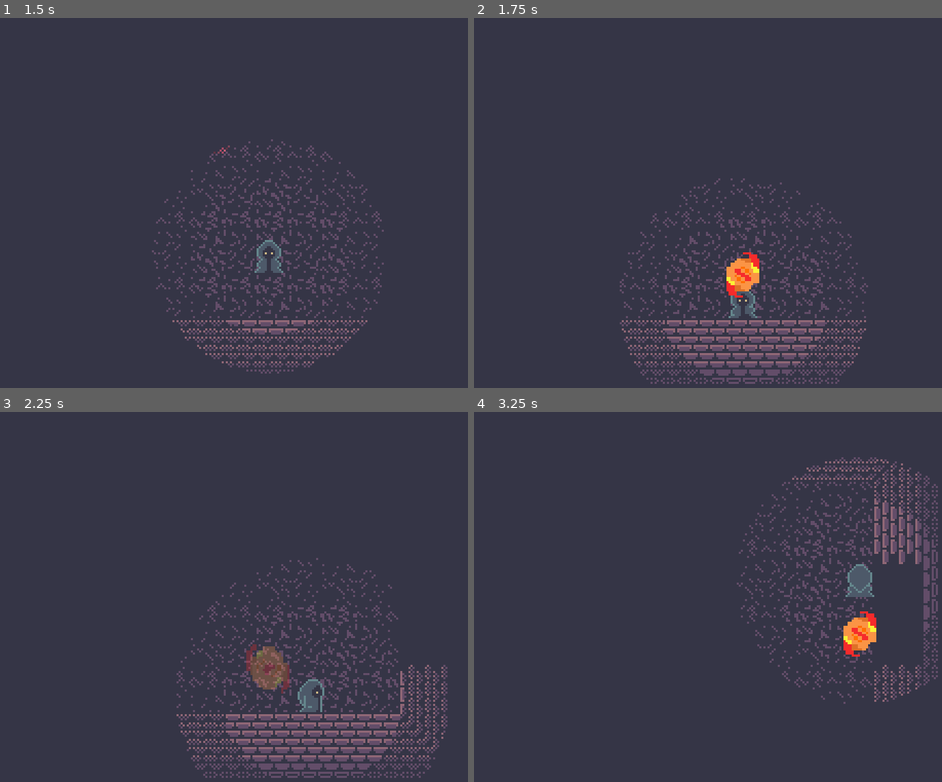
Above: before the commit, frames 1-4 (two rows, left to right).
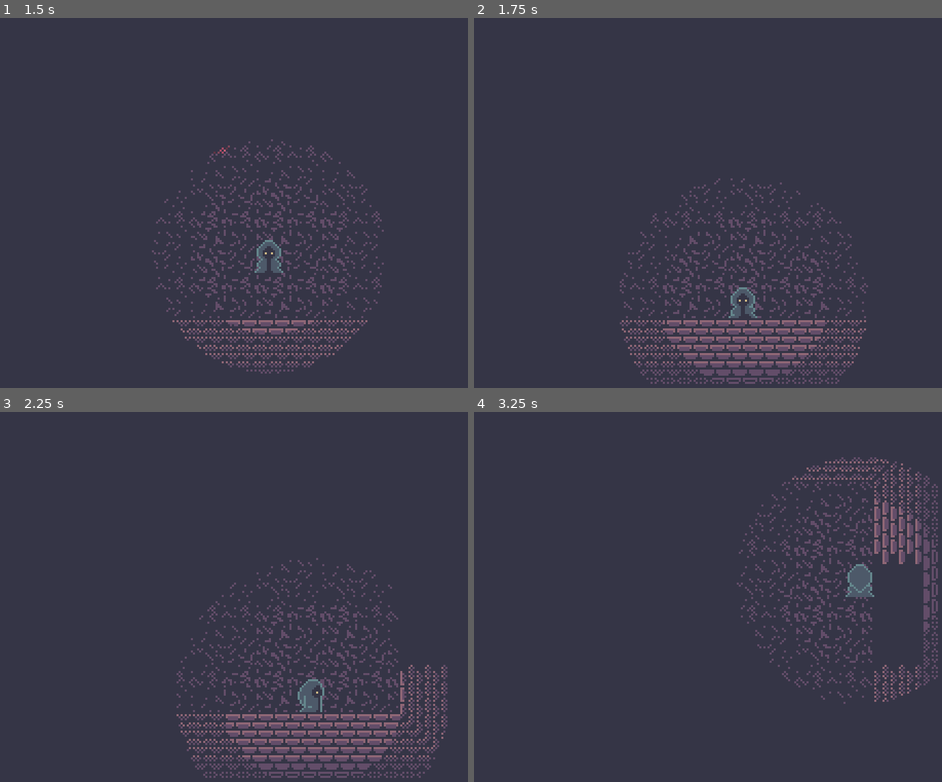
Above: after the commit, the same moments.

Repository: JoshuaKlot/gdg-game-jam-5
Game: Godot game, scene res://scene/game.tscn
The game is run twice, just before and just after one commit, with the same random seed, the same clock (stepped at 60 frames per second) and the same inputs.
Inputs:
- Up to frame 1 (1.5 s): tap Enter at 0.5 s; hold D (p_right) 0.53-1.28 s; hold 1 (cast_slot0) 0.53-1.28 s; tap Space (p_cast) at 0.8, 1.35 s; hold S (p_down) from 1.28 s (still down)
- Up to frame 2 (1.75 s): keep holding S (p_down); tap 1 (cast_slot0) at 1.55 s
- Up to frame 3 (2.25 s): release S (p_down) at 2.03 s; hold D (p_right) from 2.03 s (still down); hold 1 (cast_slot0) from 2.03 s (still down)
- Up to frame 4 (3.25 s): tap Space (p_cast) at 2.3, 2.85 s; release D (p_right) at 2.78 s; release 1 (cast_slot0) at 2.78 s; hold W (p_up) from 2.78 s (still down); tap 1 (cast_slot0) at 3.05 s

Frame 1 is identical in both runs. In frame 2, 0.6% of the frame differs, in the area x 53-61%, y 63-76%; in frame 3, 0.8%, in the area x 52-62%, y 62-77%; in frame 4, 0.6%.

Commit message:
casting restrictions, _G is our savior

Diff:
--- a/globals.gd
+++ b/globals.gd
@@ -1,9 +1,14 @@
 extends Node
+
+
+var currentRoom := 0
+var casting := false
+
 
 enum Spell {
 	FIRE,
 }
-var currentRoom=0
+
 const atlas_tile_size := Vector2i(16, 16)
 const atlas_size := Vector2i(4, 4)
 const sigil_atlas_coords: Dictionary[int, Vector2i] = {
--- a/scene/cast_spell.gd
+++ b/scene/cast_spell.gd
@@ -1,10 +1,10 @@
 extends Control
 
 
+@onready var anim_player: AnimationPlayer = $AnimationPlayer
 @onready var container: HFlowContainer = $HFlowContainer
 @onready var spell_rect := preload("res://scene/spell_rect.tscn")
 
-var casting := false
 
 func append_spell(spell: int) -> void:
 	var new_rect: TextureRect = spell_rect.instantiate()
@@ -18,14 +18,13 @@
 	_G.sigil_collected.connect(append_spell)
 
 func _unhandled_input(event: InputEvent) -> void:
-	if event.is_action_pressed("p_cast") and not casting:
-		casting = true
-		visible = true
-	elif event.is_action_pressed("cast_cancel") and casting:
-		casting = false
-		visible = false
+	if _G.collected_sigils.size() == 0:
+		return
 
-	if event.is_action_pressed("cast_slot0") and casting:
-		_G.request_cast_spell.emit(0)
-		casting = false
-		visible = false
+	if event.is_action_pressed("p_cast") and !_G.casting:
+		_G.casting = true
+		# anim_player.play("appear", -1, 5)
+	elif event.is_action_pressed("cast_cancel") and _G.casting:
+		_G.casting = false
+
+	visible = _G.casting
--- a/scene/cast_spell.tscn
+++ b/scene/cast_spell.tscn
@@ -1,6 +1,67 @@
-[gd_scene load_steps=2 format=3 uid="uid://bx1saxkx60dk5"]
+[gd_scene load_steps=5 format=3 uid="uid://bx1saxkx60dk5"]
 
 [ext_resource type="Script" uid="uid://bjgq1vmvpuf0t" path="res://scene/cast_spell.gd" id="1_ix2qb"]
+
+[sub_resource type="Animation" id="Animation_45ncm"]
+length = 0.001
+tracks/0/type = "value"
+tracks/0/imported = false
+tracks/0/enabled = true
+tracks/0/path = NodePath(".:modulate")
+tracks/0/interp = 1
+tracks/0/loop_wrap = true
+tracks/0/keys = {
+"times": PackedFloat32Array(0),
+"transitions": PackedFloat32Array(1),
+"update": 0,
+"values": [Color(1, 1, 1, 1)]
+}
+tracks/1/type = "value"
+tracks/1/imported = false
+tracks/1/enabled = true
+tracks/1/path = NodePath("HFlowContainer:offset_top")
+tracks/1/interp = 1
+tracks/1/loop_wrap = true
+tracks/1/keys = {
+"times": PackedFloat32Array(0),
+"transitions": PackedFloat32Array(1),
+"update": 0,
+"values": [0.0]
+}
+
+[sub_resource type="Animation" id="Animation_38pd7"]
+resource_name = "appear"
+length = 1.0000033
+tracks/0/type = "value"
+tracks/0/imported = false
+tracks/0/enabled = true
+tracks/0/path = NodePath(".:modulate")
+tracks/0/interp = 1
+tracks/0/loop_wrap = true
+tracks/0/keys = {
+"times": PackedFloat32Array(0, 1),
+"transitions": PackedFloat32Array(2.9281697, 0.81225234),
+"update": 0,
+"values": [Color(0, 0, 0, 0), Color(1, 1, 1, 1)]
+}
+tracks/1/type = "value"
+tracks/1/imported = false
+tracks/1/enabled = true
+tracks/1/path = NodePath("HFlowContainer:offset_top")
+tracks/1/interp = 1
+tracks/1/loop_wrap = true
+tracks/1/keys = {
+"times": PackedFloat32Array(0, 1),
+"transitions": PackedFloat32Array(1, 1),
+"update": 0,
+"values": [32.0, 0.0]
+}
+
+[sub_resource type="AnimationLibrary" id="AnimationLibrary_cbo5s"]
+_data = {
+&"RESET": SubResource("Animation_45ncm"),
+&"appear": SubResource("Animation_38pd7")
+}
 
 [node name="CastSpell" type="Control"]
 layout_mode = 3
@@ -14,11 +75,16 @@
 [node name="HFlowContainer" type="HFlowContainer" parent="."]
 layout_mode = 1
 anchors_preset = -1
-anchor_left = 0.3
-anchor_top = 0.666
-anchor_right = 0.7
+anchor_left = 0.05
+anchor_top = 0.75
+anchor_right = 0.95
 anchor_bottom = 1.0
 grow_horizontal = 2
 theme_override_constants/h_separation = 32
 theme_override_constants/v_separation = 48
 alignment = 1
+
+[node name="AnimationPlayer" type="AnimationPlayer" parent="."]
+libraries = {
+&"": SubResource("AnimationLibrary_cbo5s")
+}
--- a/scene/game.gd
+++ b/scene/game.gd
@@ -37,6 +37,7 @@
 	var new := _G.spell_scenes[spell].instantiate()
 	new.position = player.position
 	add_child(new)
+	_G.casting = false
 
 func _ready() -> void:
 	_G.request_room_change.connect(change_room)
--- a/scene/spell_rect.gd
+++ b/scene/spell_rect.gd
@@ -6,13 +6,16 @@
 
 @onready var label: RichTextLabel = $TextureRect/RichTextLabel
 
+var action_name := ""
+
 func redraw() -> void:
 	assert(spell != -1, "spell must be set before redraw")
 	assert(index != -1, "index must be set before redraw")
 
 	(texture as AtlasTexture).region.position = _G.sigil_atlas_coords[spell] as Vector2
 
-	var actions := InputMap.action_get_events("cast_slot{0}".format([index]))
+	action_name = "cast_slot{0}".format([index])
+	var actions := InputMap.action_get_events(action_name)
 	if !actions:
 		push_warning("no actions found for index {0}".format([index]))
 		return
@@ -21,3 +24,10 @@
 		if a is InputEventKey:
 			label.text = OS.get_keycode_string(a.physical_keycode)
 			break
+
+func _unhandled_input(event: InputEvent) -> void:
+	if index < 0:
+		return
+
+	if _G.casting && event.is_action_pressed(action_name):
+		_G.request_cast_spell.emit(spell)
--- a/scene/spell_rect.tscn
+++ b/scene/spell_rect.tscn
@@ -5,7 +5,7 @@
 
 [sub_resource type="AtlasTexture" id="AtlasTexture_54ly2"]
 atlas = ExtResource("1_34xen")
-region = Rect2(0, 0, 32, 32)
+region = Rect2(0, 0, 16, 16)
 
 [sub_resource type="Gradient" id="Gradient_34xen"]
 interpolation_mode = 1
@@ -26,10 +26,10 @@
 anchor_top = 0.5
 anchor_right = 0.5
 anchor_bottom = 0.5
-offset_left = -56.0
-offset_top = -7.0
-offset_right = -24.0
-offset_bottom = 25.0
+offset_left = -8.0
+offset_top = -8.0
+offset_right = 8.0
+offset_bottom = 8.0
 grow_horizontal = 2
 grow_vertical = 2
 size_flags_horizontal = 4
@@ -56,12 +56,11 @@
 anchors_preset = -1
 anchor_right = 1.0
 anchor_bottom = 1.0
-offset_top = -2.0
 grow_horizontal = 2
 grow_vertical = 2
 theme_override_constants/outline_size = 6
-theme_override_font_sizes/normal_font_size = 32
-text = "E"
+theme_override_font_sizes/normal_font_size = 12
+text = "?"
 fit_content = true
 scroll_active = false
 horizontal_alignment = 1
